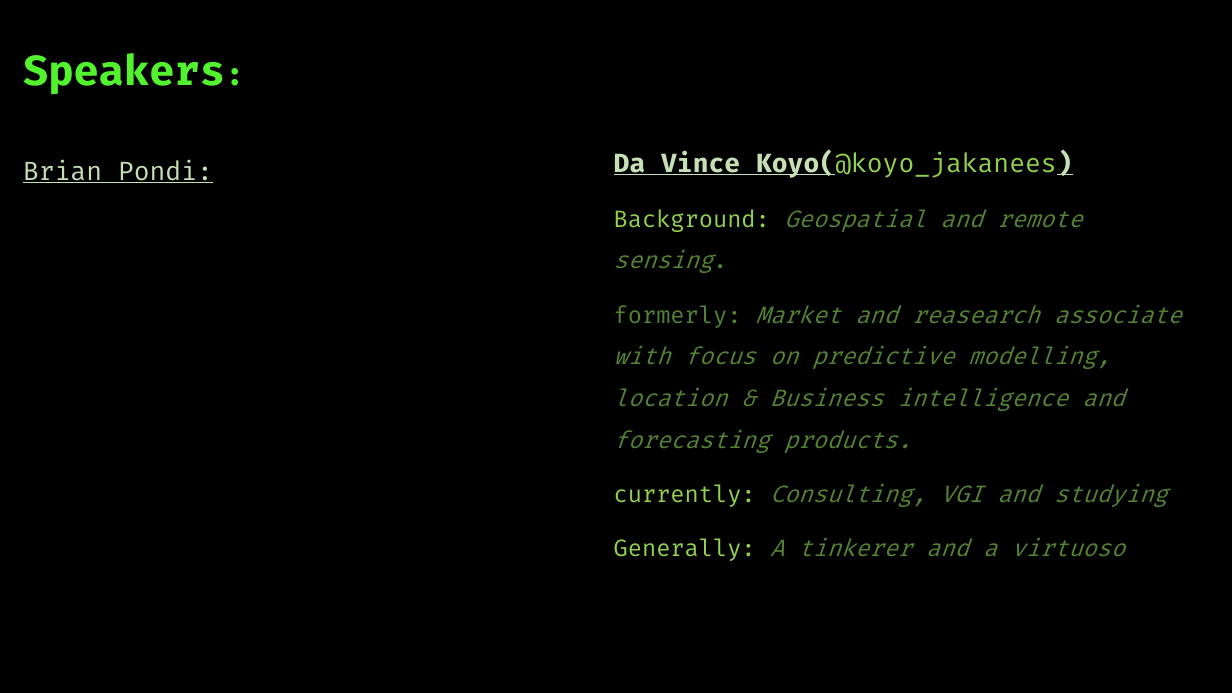
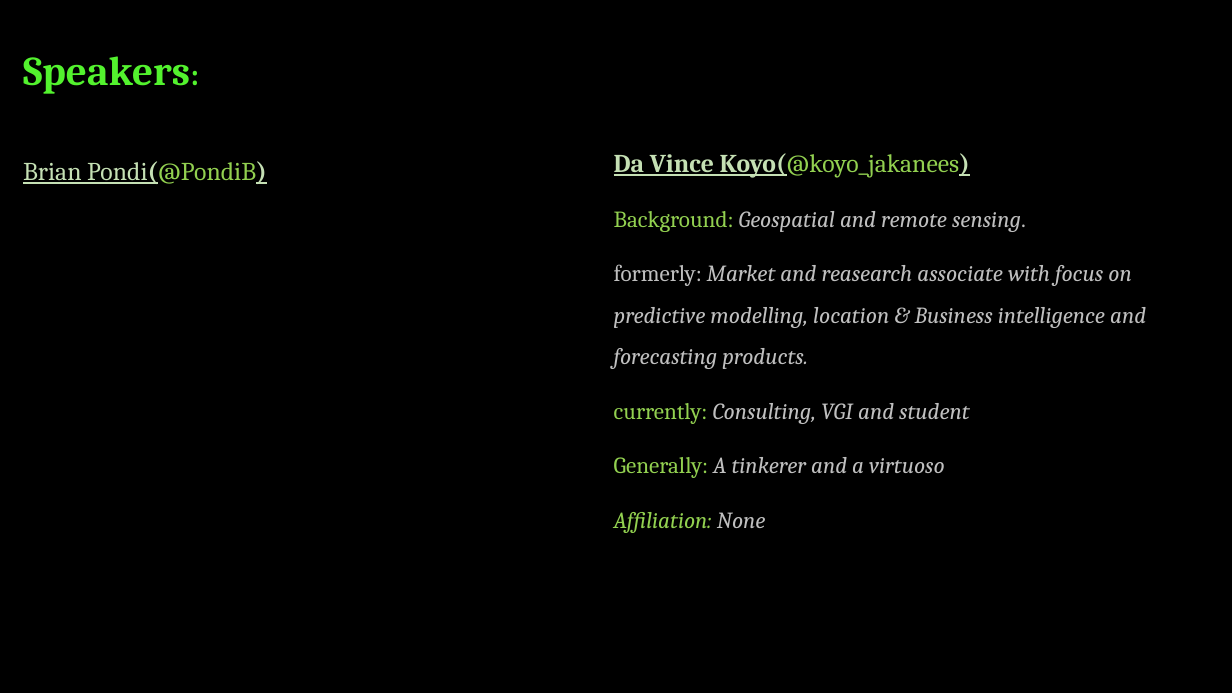
Before and after one commit to koyo-nic/gdal-grass-2021, a slide deck: slide 3 of Presentation.pptx. Drawn at 1232x693 pixels with LibreOffice and Linux fonts; fonts in the diff are those of the drawing; background and template pictures are left out. Boxes give left, top, right and bottom in pixels: in the first picture for what was removed or moved away, otherwise in the second. Text is boxed around its words. In the diff, an @@ line names an element or a change of style, - is before the commit and + after.

```diff
--- a/Presentation.pptx
+++ b/Presentation.pptx
@@ title "Speakers:" at (23, 56, 190, 94): font Fira Code to Cambria @@
@@ text at (23, 161, 267, 184): text changed; font Fira Code to Cambria @@
-Brian Pondi:
+Brian Pondi(@PondiB)
@@ text at (614, 153, 1146, 478): font Fira Code to Cambria in "Da Vince Koyo(@koyo_jakanees)", "Background: Geospatial and remote sensing.", "formerly: Market and reasearch associate with focus ...", "Generally: A tinkerer and a virtuoso"; text colour #548235 to #BFBFBF in "Geospatial and remote sensing.", "formerly: Market and reasearch associate with focus ...", "A tinkerer and a virtuoso" @@
@@ text at (614, 403, 970, 424): text changed; font Fira Code to Cambria; text colour #548235 to #BFBFBF @@
-currently: Consulting, VGI and studying
+currently: Consulting, VGI and student
@@ text at (614, 512, 766, 533): paragraph added @@
+Affiliation: None
```
Also in this commit, not shown: 6 other slides changed, 3 slides added, 2 slides removed.
